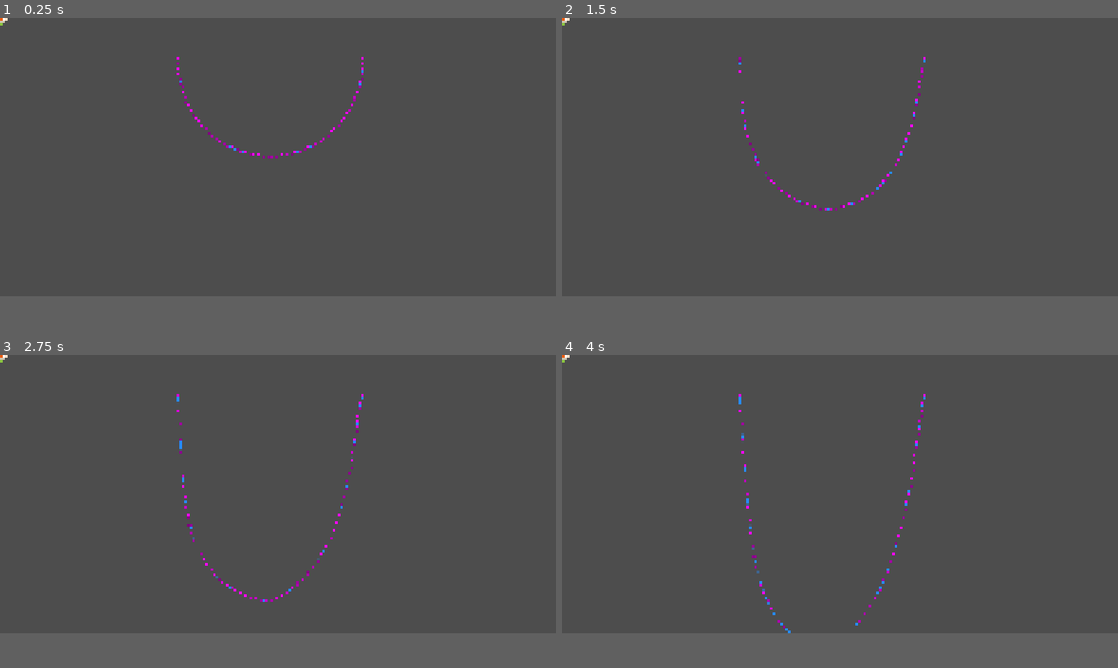
Above: before the commit, frames 1-4 (two rows, left to right).
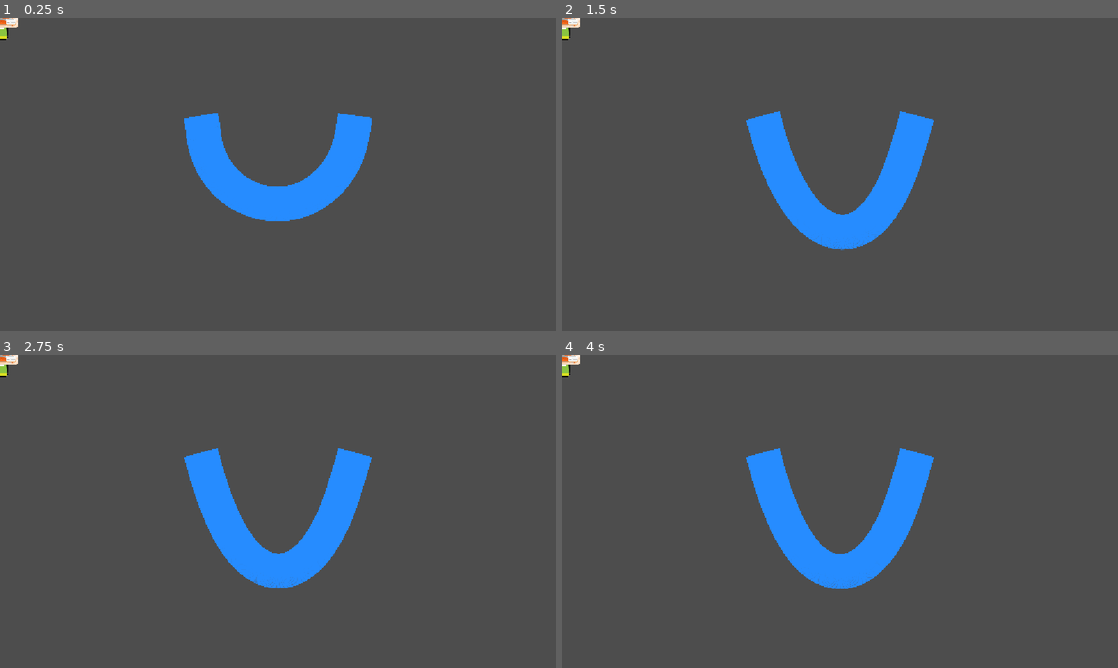
Above: after the commit, the same moments.

Repository: MakuroSama/gouDouJam5
Game: Godot game, scene res://MainScene.tscn
Two runs of this game, one before a commit and one after it. Both use one fixed random seed, a clock stepped at 60 frames per second and the inputs below.
Inputs:
- Up to frame 1 (0.25 s): no input
- Up to frame 2 (1.5 s): no input
- Up to frame 3 (2.75 s): no input
- Up to frame 4 (4 s): no input
The window is 800x400 before the commit and 800x450 after it. Grey fills any space a smaller window leaves; there, only what the larger window draws over its background counts as a difference.

The runs differ from the first frame. In frame 1, 5.6% of the frame differs, in the area x 0-67%, y 0-65%; in frame 2, 6.2%; in frame 3, 6.4%; in frame 4, 6.5%, in the area x 0-67%, y 0-89%.

Commit message:
太い袋　（完成）

Diff:
--- a/Link.tscn
+++ b/Link.tscn
@@ -1,19 +1,6 @@
 [gd_scene format=3 uid="uid://b3d11nerq1hrv"]
-
-[sub_resource type="PlaceholderTexture2D" id="PlaceholderTexture2D_qtg8b"]
-
-[sub_resource type="CircleShape2D" id="CircleShape2D_503qj"]
-radius = 114.56003
 
 [node name="RigidBody2D" type="RigidBody2D" unique_id=507715670]
 collision_layer = 0
 collision_mask = 0
 mass = 0.001
-
-[node name="Sprite2D" type="Sprite2D" parent="." unique_id=894188241]
-position = Vector2(-4.7683716e-07, -3.5762787e-07)
-scale = Vector2(14.000001, 14.000001)
-texture = SubResource("PlaceholderTexture2D_qtg8b")
-
-[node name="CollisionShape2D" type="CollisionShape2D" parent="." unique_id=606350420]
-shape = SubResource("CircleShape2D_503qj")
--- a/MainScene.tscn
+++ b/MainScene.tscn
@@ -13,10 +13,6 @@
 [ext_resource type="PackedScene" uid="uid://cw7ukhm8n81dc" path="res://chikin.tscn" id="10_8xkvn"]
 [ext_resource type="PackedScene" uid="uid://cm1ofogty31su" path="res://pork.tscn" id="11_p5x2j"]
 [ext_resource type="PackedScene" uid="uid://lleya3ifbh5j" path="res://salmon.tscn" id="12_yvb8b"]
-
-[sub_resource type="CircleShape2D" id="CircleShape2D_503qj"]
-
-[sub_resource type="PlaceholderTexture2D" id="PlaceholderTexture2D_afvsk"]
 
 [node name="Main" type="Node2D" unique_id=1081906323]
 
@@ -45,26 +41,7 @@
 [node name="Salmon" parent="." unique_id=755192589 instance=ExtResource("12_yvb8b")]
 
 [node name="Bag" parent="." unique_id=148969257 instance=ExtResource("1_3mqji")]
-position = Vector2(1459, 224)
-scale = Vector2(0.5, 0.5)
-width = 2000.0
-points = 42
-stiffness = 5000.0
-damping_ratio = 2.0
-maximum_stretch = 1.02
-constraint_strength = 300.0
-link_linear_damping = 4.0
-link_angular_damping = 7.0
-link_mass = 1.5
-
-[node name="RigidBody2D" type="RigidBody2D" parent="." unique_id=272498572]
-position = Vector2(1437, 93)
-collision_layer = 3
-collision_mask = 3
-mass = 0.978
-
-[node name="CollisionShape2D" type="CollisionShape2D" parent="RigidBody2D" unique_id=1652062955]
-shape = SubResource("CircleShape2D_503qj")
-
-[node name="Sprite2D" type="Sprite2D" parent="RigidBody2D" unique_id=809858464]
-texture = SubResource("PlaceholderTexture2D_afvsk")
+position = Vector2(576, 202)
+scale = Vector2(0.2, 0.2)
+width = 1600.0
+break_threshold = 70.0
--- a/bag.gd
+++ b/bag.gd
@@ -11,12 +11,12 @@
 
 @export var link_scene: PackedScene
 
-@export var width: float = 200.0
+@export var width: float = 1600.0
 
 @export_range(8, 100, 1)
 var points: int = 24
 
-@export var link_collision_radius: float = 10.0
+@export var link_collision_radius: float = 36
 
 # Collision circles overlap by this amount.
 @export_range(1.0, 2.0, 0.05)
@@ -52,7 +52,7 @@
 @export var link_angular_damping: float = 5.0
 
 # Mass of each bag link.
-@export var link_mass: float = 1.0
+@export var link_mass: float = 0.05
 
 
 # ============================================================
@@ -72,7 +72,7 @@
 @export_category("Breaking")
 
 # Set to 0 to effectively disable breaking.
-@export var break_threshold: float = 0.0
+@export var break_threshold: float = 70.0
 
 
 # ============================================================
@@ -82,8 +82,8 @@
 @export_category("Rendering")
 
 @export var draw_bag: bool = true
-@export var bag_line_width: float = 5.0
-@export var smooth_subdivisions: int = 5
+@export var bag_line_width: float = 360.0
+@export var smooth_subdivisions: int = 40
 @export var bag_color: Color = Color(0.15, 0.55, 1.0)
 
 
@@ -93,7 +93,7 @@
 
 var links: Array[RigidBody2D] = []
 var joints: Array[DampedSpringJoint2D] = []
-
+var broken: Array[bool] = []
 # Original distance between neighboring links.
 var rest_distances: Array[float] = []
 
@@ -231,7 +231,7 @@
 	links.clear()
 	joints.clear()
 	rest_distances.clear()
-
+	broken.clear()
 
 	# --------------------------------------------------------
 	# BAG GEOMETRY
@@ -277,12 +277,12 @@
 
 		var angle := t * PI
 
-		var position := center + Vector2(
+		var Thisposition := center + Vector2(
 			cos(angle) * radius,
 			sin(angle) * radius
 		)
 
-		_make_link(position)
+		_make_link(Thisposition)
 
 
 	# --------------------------------------------------------
@@ -318,7 +318,7 @@
 
 	# Remember the ORIGINAL spacing.
 	rest_distances.append(distance)
-
+	broken.append(false)
 	var joint := DampedSpringJoint2D.new()
 
 	add_child(joint)
@@ -418,7 +418,8 @@
 	#
 
 	for i in range(links.size() - 1):
-
+		if i < broken.size() and broken[i]:
+			continue
 		var a := links[i]
 		var b := links[i + 1]
 
@@ -478,29 +479,22 @@
 
 	if break_threshold > 0.0:
 
-		for joint in joints.duplicate():
-
+		for i in range(joints.size()):
+
+			if broken[i]:
+				continue
+
+			var joint := joints[i]
 			if not is_instance_valid(joint):
 				continue
 
-			var a := get_node_or_null(
-				joint.node_a
-			) as RigidBody2D
-
-			var b := get_node_or_null(
-				joint.node_b
-			) as RigidBody2D
-
-			if a == null or b == null:
-				continue
-
-			var distance := a.global_position.distance_to(
-				b.global_position
-			)
+			var a := links[i]
+			var b := links[i + 1]
+
+			var distance := a.global_position.distance_to(b.global_position)
 
 			if distance > break_threshold:
-
-				_break_joint(joint)
+				_break_joint(i)
 
 
 	queue_redraw()
@@ -511,16 +505,18 @@
 # ============================================================
 
 func _break_joint(
-	joint: DampedSpringJoint2D
+	index: int
 ) -> void:
-
-	if joint == null:
-		return
-
-	joints.erase(joint)
-
-	joint.queue_free()
-
+	print("breaking joint ", index)
+
+	if index < 0 or index >= joints.size():
+		return
+
+	broken[index] = true
+
+	var joint := joints[index]
+	if is_instance_valid(joint):
+		joint.queue_free()
 
 # ============================================================
 # SMOOTH BAG DRAWING
@@ -537,24 +533,24 @@
 	var raw_points: Array[Vector2] = []
 
 	for link in links:
-
 		if is_instance_valid(link):
-
-			raw_points.append(
-				to_local(
-					link.global_position
-				)
-			)
+			raw_points.append(to_local(link.global_position))
 
 	if raw_points.size() < 2:
 		return
 
-	var smooth_points := _smooth_points(
-		raw_points,
-		smooth_subdivisions
-	)
+	var subdivisions = max(smooth_subdivisions, 1)
+
+	var smooth_points := _smooth_points(raw_points, subdivisions)
 
 	for i in range(smooth_points.size() - 1):
+
+		# Map this smoothed segment back to the original link pair
+		# it was generated from, so broken pairs actually get skipped.
+		var orig_segment = i / subdivisions
+
+		if orig_segment < broken.size() and broken[orig_segment]:
+			continue
 
 		draw_line(
 			smooth_points[i],
--- a/project.godot
+++ b/project.godot
@@ -17,8 +17,6 @@
 
 [display]
 
-window/size/viewport_width=3000
-window/size/viewport_height=1500
 window/stretch/mode="canvas_items"
 window/stretch/aspect="expand"
 
